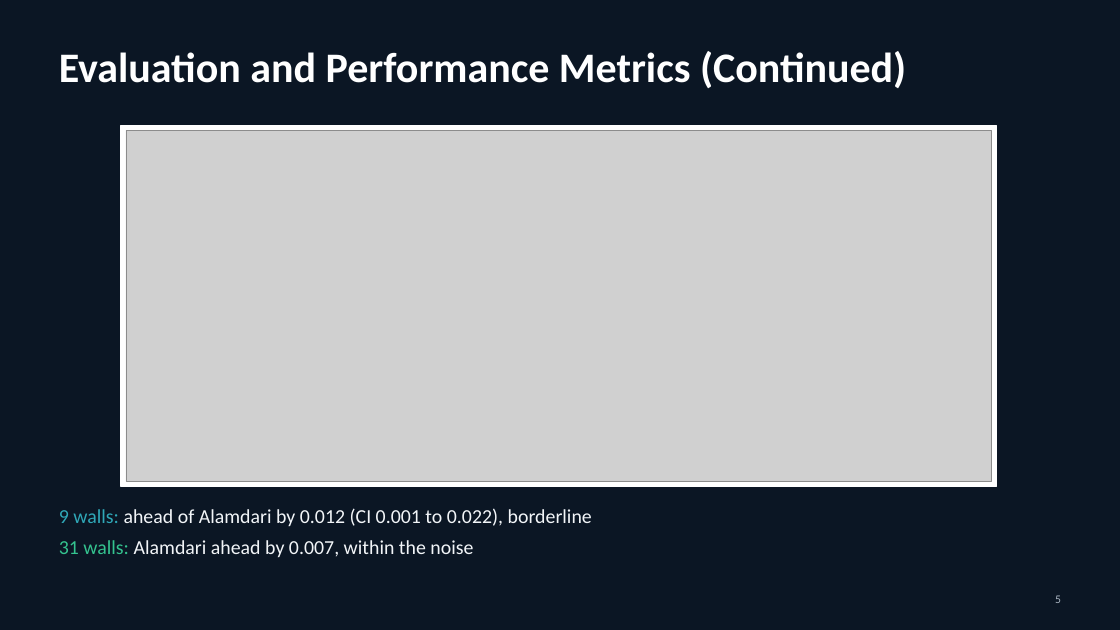
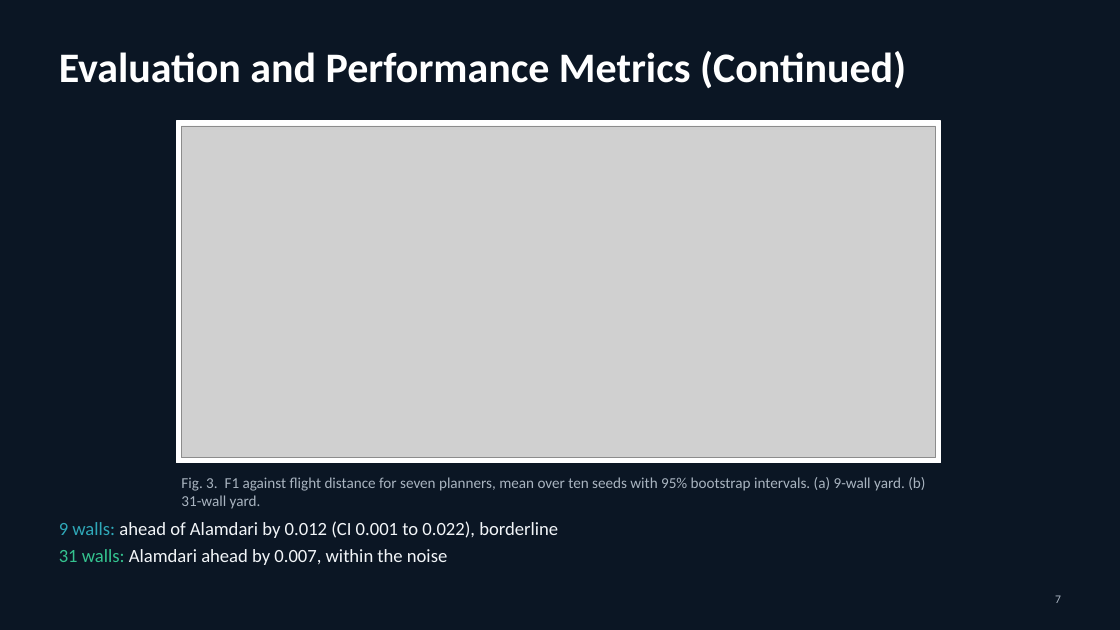
Before and after one commit to DrNeel11/project_work_1, a slide deck: slide 7 of drone-sim-today/UW-TIG_Review_Deck.pptx (slide 5 before the commit). Drawn at 1120x630 pixels with LibreOffice and Linux fonts; fonts in the diff are those of the drawing; grey boxes stand for pictures. Boxes give left, top, right and bottom in pixels: in the first picture for what was removed or moved away, otherwise in the second. Text is boxed around its words. In the diff, an @@ line names an element or a change of style, - is before the commit and + after.

```diff
--- a/drone-sim-today/UW-TIG_Review_Deck.pptx
+++ b/drone-sim-today/UW-TIG_Review_Deck.pptx
@@ rectangle: place and size @@
-rectangle at [121,125,996,486]
+rectangle at [176,121,941,463]
@@ picture: place and size @@
-picture at [126,130,991,481]
+picture at [181,126,936,458]
@@ text added at [181,477,925,509], 13 pt, text #A9B4C0 @@
+Fig. 3. F1 against flight distance for seven planners, mean over ten seeds with 95% bootstrap intervals. (a) 9-wall yard. (b) 31-wall yard.
@@ text "9 walls: ahead of Alamdari ...": place and size @@
-text "9 walls: ahead of Alamdari ..." at [59,508,592,558]
+text "9 walls: ahead of Alamdari ..." at [59,521,558,565]
@@ text "9 walls: ahead of Alamdari ..." at [59,521,558,565]: size 17 to 16 pt; less space between paragraphs @@
@@ text at [1055,595,1061,603]: text changed @@
-5
+7
```
Also in this commit, not shown: 10 other slides changed, 3 slides added, 1 slide removed, 13 other files.
